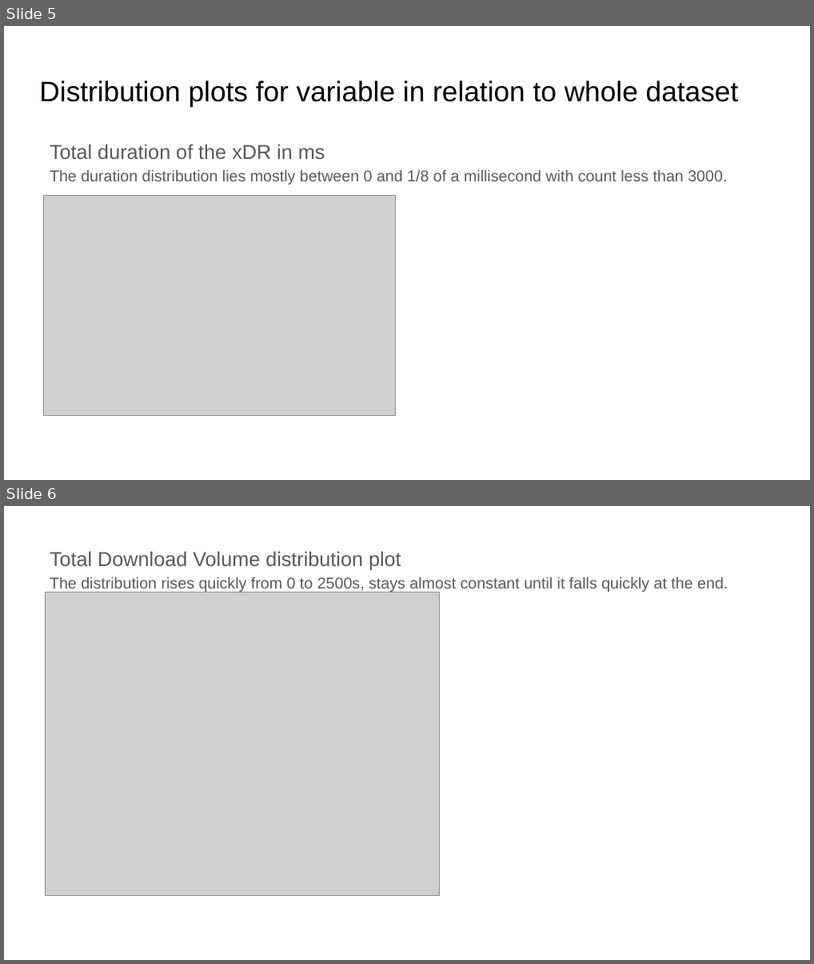
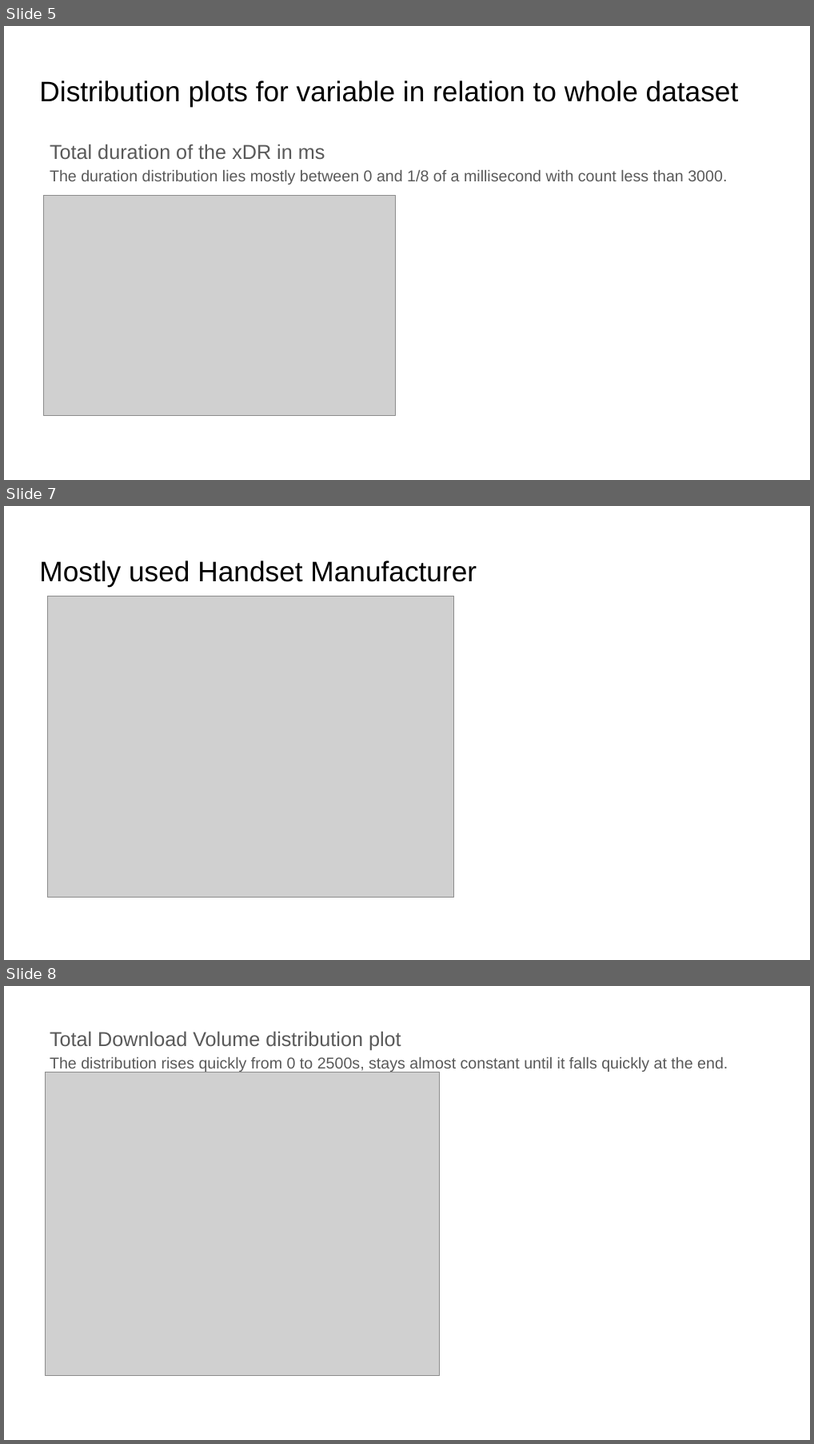
Before and after one commit to Kira-Floris/TellCo, a slide deck: docs/nzabakira floris - telco first interim submission.pptx. Shown one above the other, each under a label of ours: slides 5 and 6 before the commit, slides 5, 7 and 8 after it; the slides between them are not shown. The pictures are 814x964 and 814x1444 pixels, drawn with LibreOffice and Linux fonts; fonts in the diff are those of the drawing; grey boxes stand for pictures. Boxes give left, top, right and bottom in pixels: in the first picture for what was removed or moved away, otherwise in the second. Text is boxed around its words. In the diff, an @@ line names an element or a change of style, - is before the commit and + after.

```diff
--- a/docs/nzabakira floris - telco first interim submission.pptx
+++ b/docs/nzabakira floris - telco first interim submission.pptx
@@ slide 7 added at (4,506,810,960), background #FFFFFF @@
@@ title added at (39,560,477,586), 25.2 pt, text #000000 @@
+Mostly used Handset Manufacturer
@@ picture added at (47,596,454,897) @@
@@ what was slide 6 is now slide 8 @@
```
Also in this commit, not shown: 7 other slides added, 5 other files.
